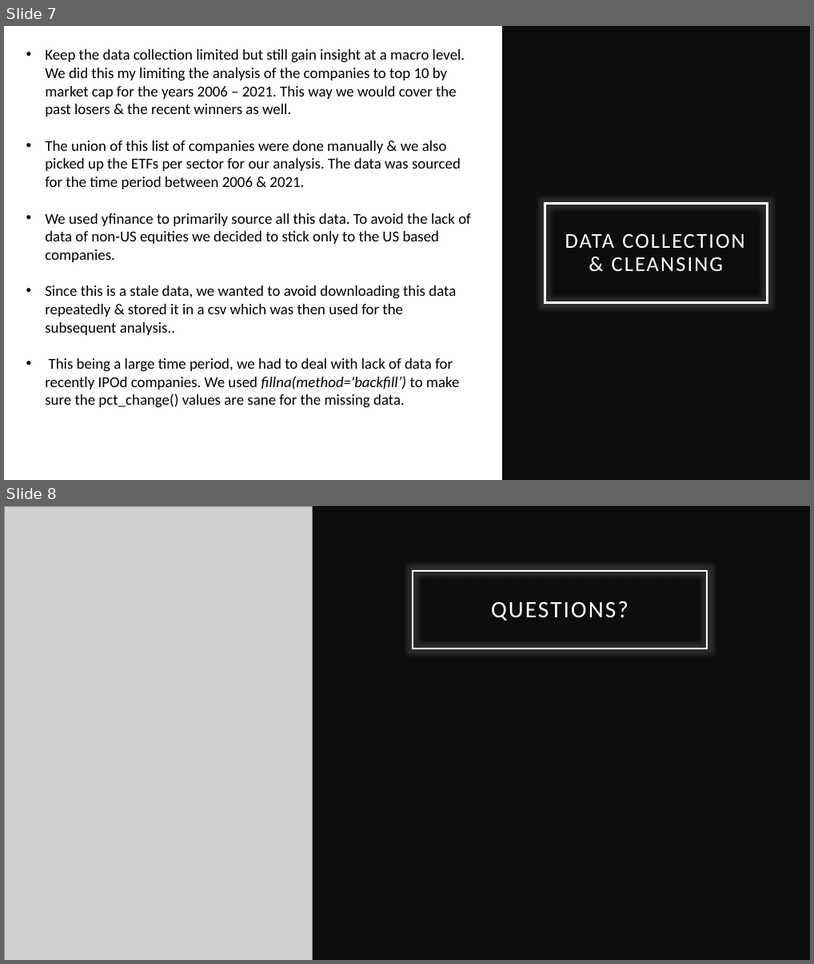
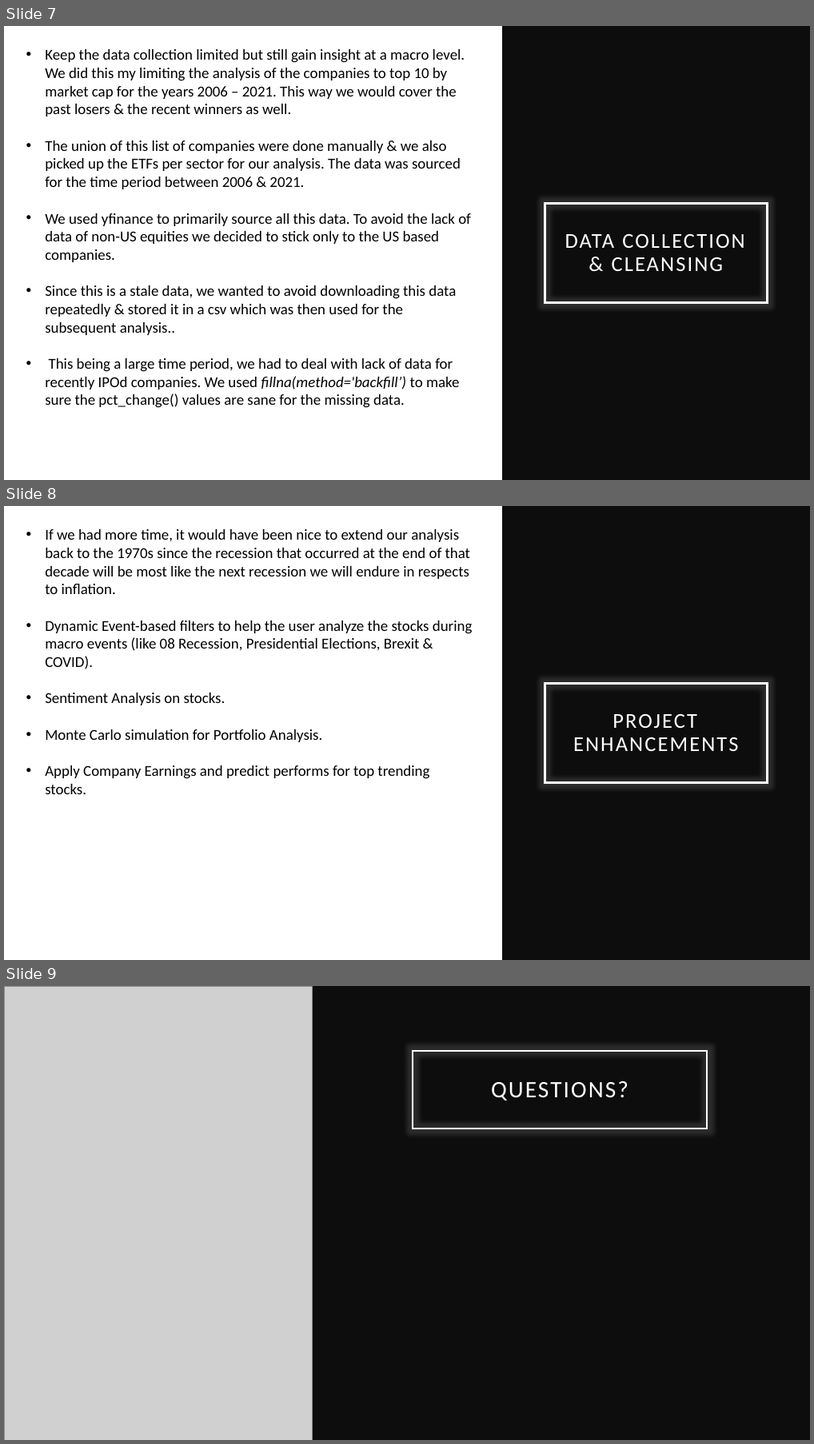
Before and after one commit to patricia-raj/discover-stocks, a slide deck: Project 01.pptx. Shown one above the other, each under a label of ours: slides 7 and 8 before the commit, slides 7, 8 and 9 after it. The pictures are 814x964 and 814x1444 pixels, drawn with LibreOffice and Linux fonts; fonts in the diff are those of the drawing; grey boxes stand for pictures. Boxes give left, top, right and bottom in pixels: in the first picture for what was removed or moved away, otherwise in the second. Text is boxed around its words. In the diff, an @@ line names an element or a change of style, - is before the commit and + after.

Commit message:
Project Enhancements - slide deck change

```diff
--- a/Project 01.pptx
+++ b/Project 01.pptx
@@ slide 8 added at [4, 506, 810, 960], background #FFFFFF @@
@@ text added at [45, 529, 473, 794], 18 pt, text #000000 @@
+• If we had more time, it would have been nice to extend our analysis back to the 1970s since the recession that occurred at the end of that decade will be most like the next recession we will endure in respects to inflation.
+• Dynamic Event-based filters to help the user analyze the stocks during macro events (like 08 Recession, Presidential Elections, Brexit & COVID).
+• Sentiment Analysis on stocks.
+• Monte Carlo simulation for Portfolio Analysis.
+• Apply Company Earnings and predict performs for top trending stocks.
@@ rectangle added at [502, 506, 810, 960], fill #0D0D0D @@
@@ title added at [546, 684, 768, 783], outline #FFFFFF 2.5 pt, 25.2 pt, text #FFFFFF @@
+PROJECT ENHANCEMENTS
@@ what was slide 8 is now slide 9 @@
```
Also in this commit, not shown: 1 slide changed.
